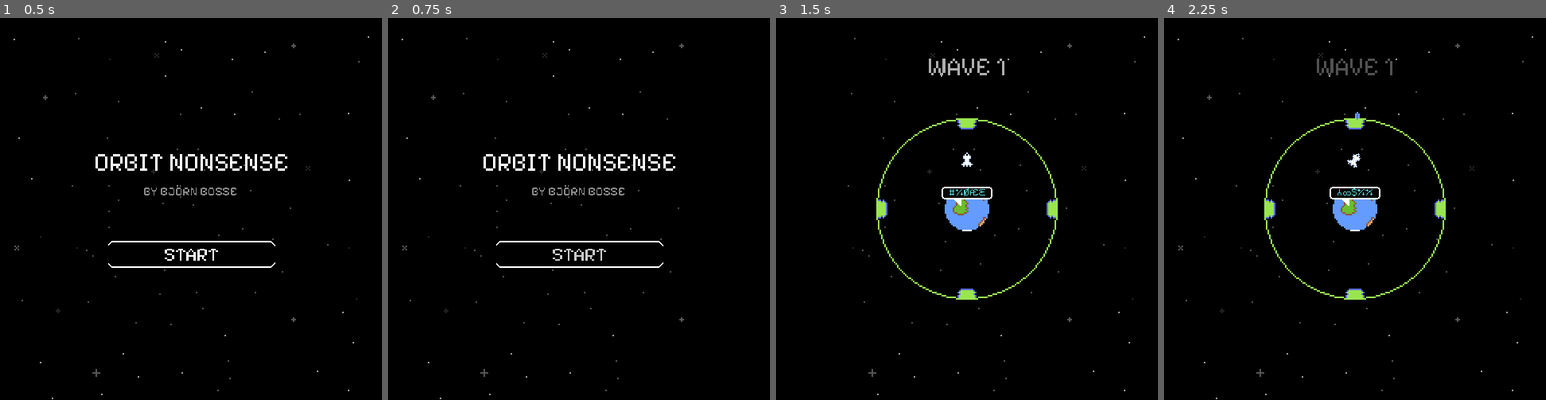
Above: before the commit, frames 1-4 (left to right).
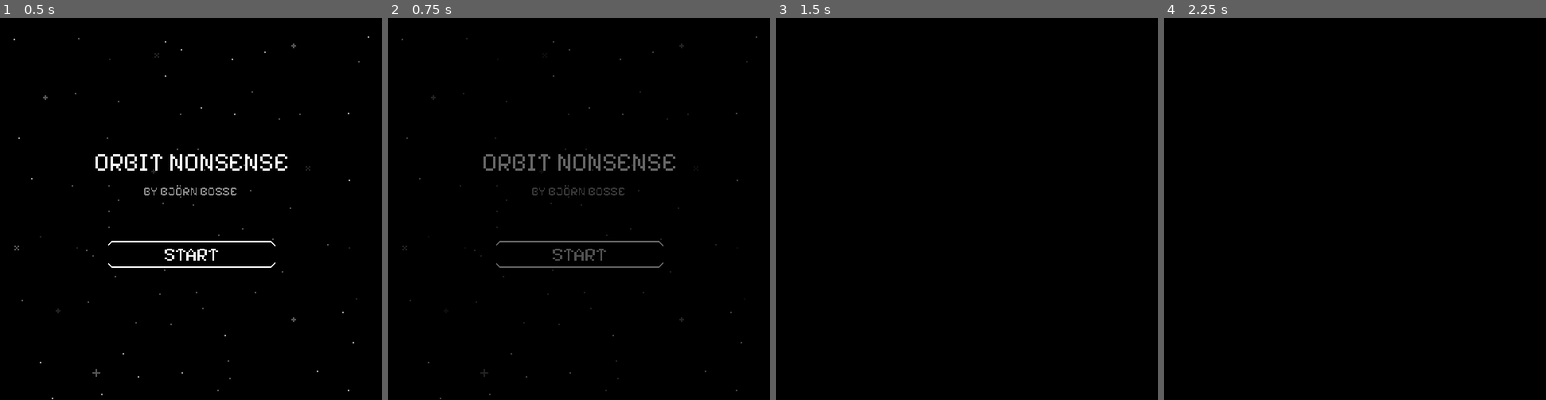
Above: after the commit, the same moments.

Repository: FluffySpectre/ld54
Game: Godot game, scene res://main.tscn
Same seed, same stepped clock (60 frames per second), same inputs: the game is played once before the commit and once after it.
Inputs (mouse positions are in pixels of both pictures, inside the frame that each line leads up to):
- Up to frame 1 (0.5 s): no input
- Up to frame 2 (0.75 s): click "START" at 0.5 s
- Up to frame 3 (1.5 s): click (967, 254) at 1.25 s, where only the run after the commit has a clickable "START"
- Up to frame 4 (2.25 s): hold D (right) from 2.03 s (still down); hold Space (shoot) from 2.03 s (still down)

Frame 1 is identical in both runs. In frame 2, 1.7% of the frame differs, in the area x 3-97%, y 4-100%; in frame 3, 2.5%; in frame 4, 2.6%.

Commit message:
Changed scene transition to a better fitting fade out/fade in animation

Diff:
--- a/LD54/main.tscn
+++ b/LD54/main.tscn
@@ -6,42 +6,40 @@
 [ext_resource type="Script" path="res://scripts/scene_transition.gd" id="4_ldgos"]
 [ext_resource type="Texture2D" uid="uid://kqxovnytqbtb" path="res://sprites/white.png" id="12_aioo0"]
 
-[sub_resource type="Animation" id="Animation_8snyj"]
-resource_name = "scene_transition_from_right"
-length = 0.5
+[sub_resource type="Animation" id="Animation_xs2id"]
+resource_name = "scene_transition_in"
 tracks/0/type = "value"
 tracks/0/imported = false
 tracks/0/enabled = true
-tracks/0/path = NodePath("SceneTransition:position")
-tracks/0/interp = 2
+tracks/0/path = NodePath("SceneTransition:modulate")
+tracks/0/interp = 1
 tracks/0/loop_wrap = true
 tracks/0/keys = {
-"times": PackedFloat32Array(0, 0.5),
+"times": PackedFloat32Array(0, 0.25),
 "transitions": PackedFloat32Array(1, 1),
 "update": 0,
-"values": [Vector2(480, 2.08165e-12), Vector2(2.08165e-12, 2.08165e-12)]
+"values": [Color(0, 0, 0, 1), Color(0, 0, 0, 0)]
 }
 
-[sub_resource type="Animation" id="Animation_53ovr"]
-resource_name = "scene_transition_to_left"
-length = 0.5
+[sub_resource type="Animation" id="Animation_q8u5r"]
+resource_name = "scene_transition_out"
 tracks/0/type = "value"
 tracks/0/imported = false
 tracks/0/enabled = true
-tracks/0/path = NodePath("SceneTransition:position")
-tracks/0/interp = 2
-tracks/0/loop_wrap = false
+tracks/0/path = NodePath("SceneTransition:modulate")
+tracks/0/interp = 1
+tracks/0/loop_wrap = true
 tracks/0/keys = {
-"times": PackedFloat32Array(0, 0.5),
+"times": PackedFloat32Array(0, 0.25),
 "transitions": PackedFloat32Array(1, 1),
 "update": 0,
-"values": [Vector2(2.08165e-12, 2.08165e-12), Vector2(-480, 2.08165e-12)]
+"values": [Color(0, 0, 0, 0), Color(0, 0, 0, 1)]
 }
 
 [sub_resource type="AnimationLibrary" id="AnimationLibrary_73onk"]
 _data = {
-"scene_transition_from_right": SubResource("Animation_8snyj"),
-"scene_transition_to_left": SubResource("Animation_53ovr")
+"scene_transition_in": SubResource("Animation_xs2id"),
+"scene_transition_out": SubResource("Animation_q8u5r")
 }
 
 [node name="main" type="Node2D"]
@@ -53,9 +51,9 @@
 script = ExtResource("4_ldgos")
 
 [node name="SceneTransition" type="Sprite2D" parent="SceneTransitionCanvasLayer"]
-modulate = Color(0, 0, 0, 1)
+modulate = Color(0, 0, 0, 0)
 z_index = 1000
-position = Vector2(480, 2.08165e-12)
+position = Vector2(2.08165e-12, 2.08165e-12)
 scale = Vector2(30, 30)
 texture = ExtResource("12_aioo0")
 centered = false
--- a/LD54/scripts/scene_transition.gd
+++ b/LD54/scripts/scene_transition.gd
@@ -16,11 +16,11 @@
 	animation_player.animation_finished.connect(on_animation_finished)
 
 func transition_out():
-	animation_player.play("scene_transition_from_right")
+	animation_player.play("scene_transition_out")
 	transition_state = TransitionState.Out
 
 func transition_in():
-	animation_player.play("scene_transition_to_left")
+	animation_player.play("scene_transition_in")
 	transition_state = TransitionState.In
 
 func is_in_out_transition():
